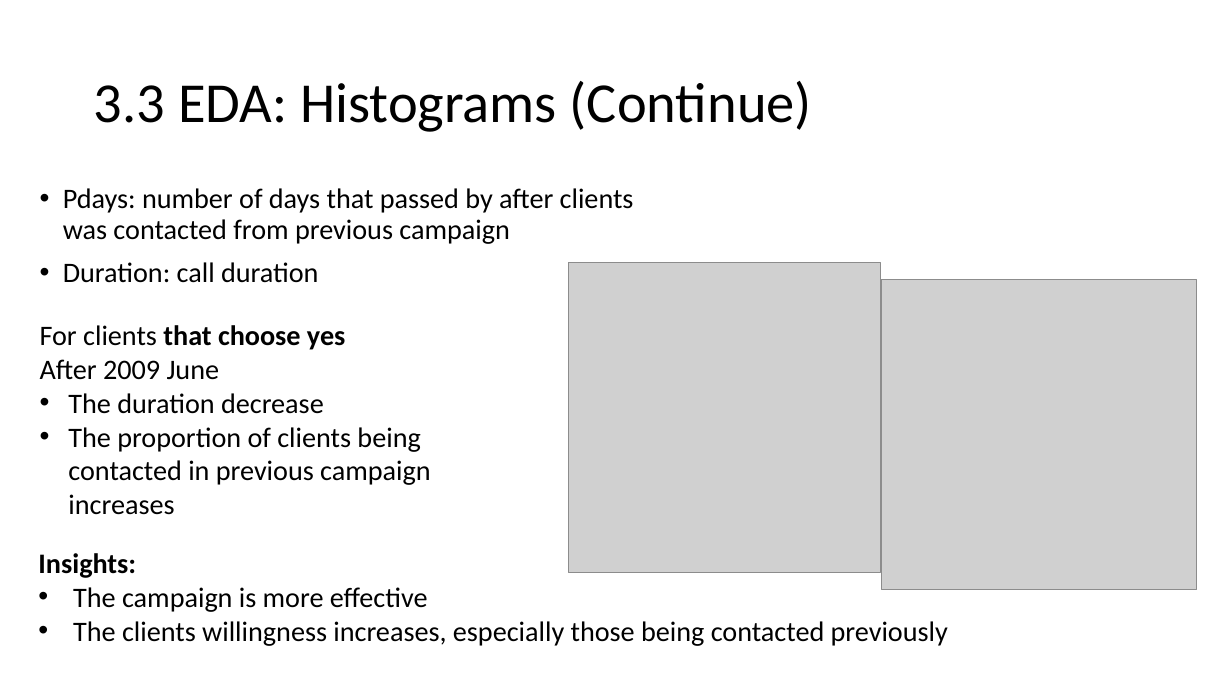
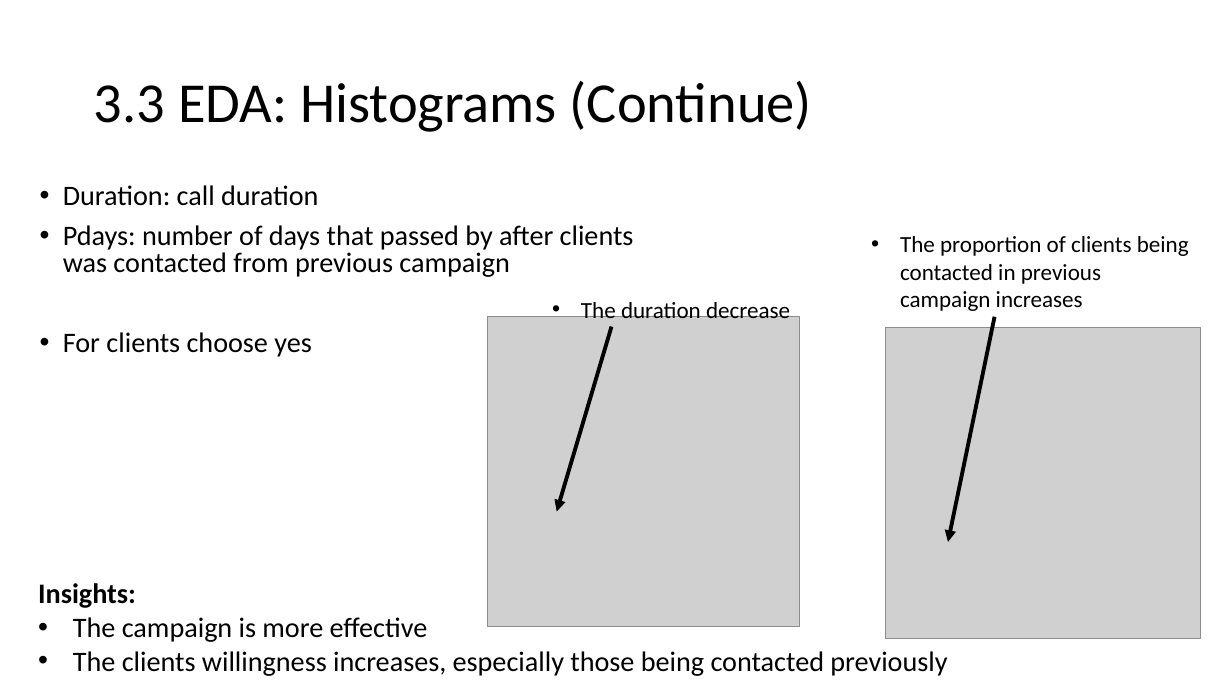
Before and after one commit to jianghan2013/UCI_data, a slide deck: slide 7 of ds_challenge_presentation_HanJiang.pptx. Drawn at 1232x693 pixels with LibreOffice and Linux fonts; fonts in the diff are those of the drawing; grey boxes stand for pictures. Boxes give left, top, right and bottom in pixels: in the first picture for what was removed or moved away, otherwise in the second. Text is boxed around its words. In the diff, an @@ line names an element or a change of style, - is before the commit and + after.

```diff
--- a/ds_challenge_presentation_HanJiang.pptx
+++ b/ds_challenge_presentation_HanJiang.pptx
@@ text at (x1=63, y1=185, x2=318, y2=206): paragraph added @@
+• Duration: call duration
@@ text at (x1=63, y1=225, x2=634, y2=277): line spacing 0.9 to 0.8 @@
@@ text "The proportion of clients being ..." moved from (x1=40, y1=325, x2=431, y2=515) to (x1=900, y1=236, x2=1189, y2=311) @@
@@ text "The proportion of clients being ..." at (x1=900, y1=236, x2=1189, y2=311): size 22 to 18 pt @@
@@ text added at (x1=581, y1=298, x2=790, y2=319), 18 pt, text #000000 @@
+• The duration decrease
@@ text at (x1=40, y1=325, x2=345, y2=414): paragraphs removed @@
-For clients that choose yes
-After 2009 June
-• The duration decrease
@@ picture moved from (x1=568, y1=262, x2=881, y2=573) to (x1=487, y1=317, x2=799, y2=628) @@
@@ arrow added from (612, 326) to (557, 512), #000000 3 pt @@
@@ picture moved from (x1=882, y1=279, x2=1197, y2=590) to (x1=885, y1=328, x2=1201, y2=639) @@
@@ arrow added from (994, 317) to (948, 542), #000000 3 pt @@
@@ text at (x1=63, y1=332, x2=311, y2=357): text changed @@
-• Duration: call duration
+• For clients choose yes
@@ text "Insights:" moved from (x1=38, y1=553, x2=948, y2=646) to (x1=38, y1=583, x2=947, y2=676) @@
```
Also in this commit, not shown: 7 other slides changed.
